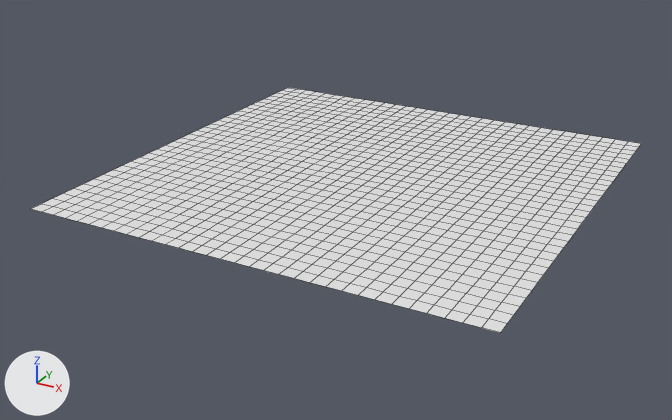
A saved change to the Blender file developement assets/city.blend.
Rendered twice from a 50 mm lens placed at (1.76, -3.44, 1.52), pointed at (-0.07, -0.11, -0.15). Arrows for +X, +Y and +Z are at lower left; the lights stay in place. Mesh edges are drawn as thin lines.
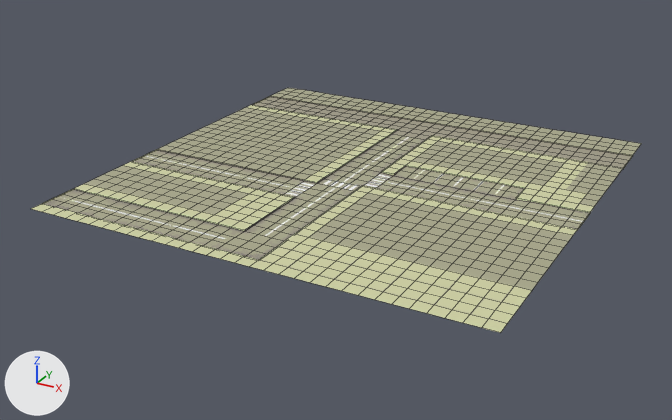
The newer file is also rescaled (x16.0) as a whole; pictures and numbers use the older file's frame.

Boxes (x1, y1, x2, y2) around the edits, measured in the pictures (672 x 420 px):
part 1 of me_plane, built on: before (388, 169, 520, 203); after (42, 96, 633, 260)
part 2 of me_plane, surface changed: (43, 88, 641, 333) in both
part 3 of me_plane, recoloured: (31, 204, 53, 212) in both

What the commit changed:
Picture 'street.png' (img_street_png) is new.
Material 'Material.001' (mat_material_001) is new.
Its texture is img_street_png.
me_plane is used by ob_plane; location (0.0, 0.0, 0.0).
me_plane had 1089 vertices, 1024 faces and spanned x -1.0..1.0, y -1.0..1.0, z 0.0.
me_plane now has 1299 vertices, 1234 faces and spans x -1.0..1.0, y -1.0..1.0, z -0.01..0.0.
me_plane part 1: 6 vertices moved from x 0.25..0.56, y 0.06, z 0.0 to x 0.25..0.56, y 0.06, z -0.01; 2 vertices removed from x 0.19..0.62, y 0.06, z 0.0; 212 vertices added at x -1.0..1.0, y -0.94..0.81, z -0.01..0.0.
me_plane part 2: 813 kept faces spanning x -1.0..1.0, y -1.0..1.0, z -0.01..0.0 get new texture (UV) coordinates.
me_plane part 3: 814 faces spanning x -1.0..1.0, y -1.0..1.0, z -0.01..0.0 switch from no material to mat_material_001 (picture img_street_png).
